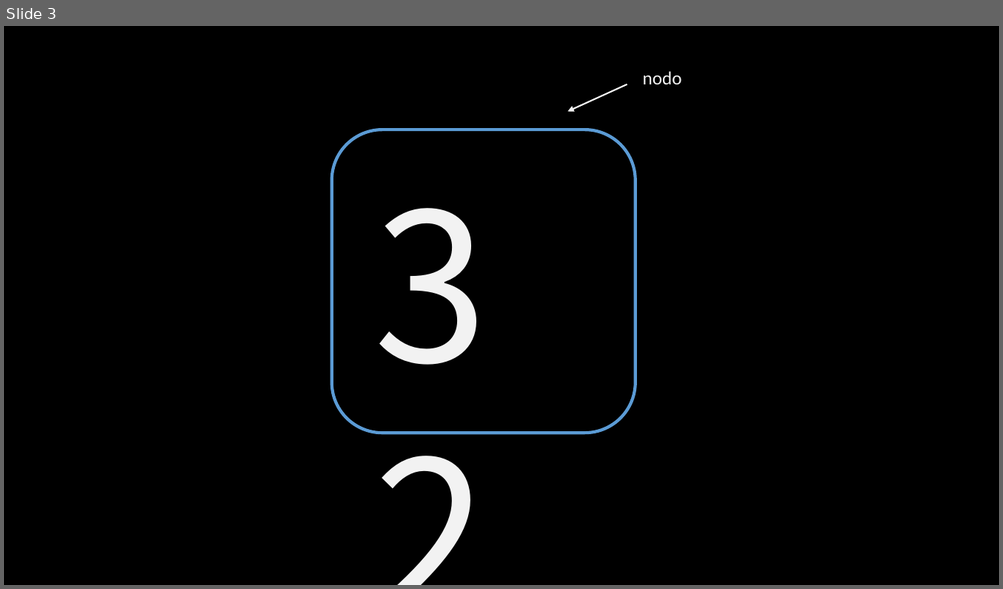
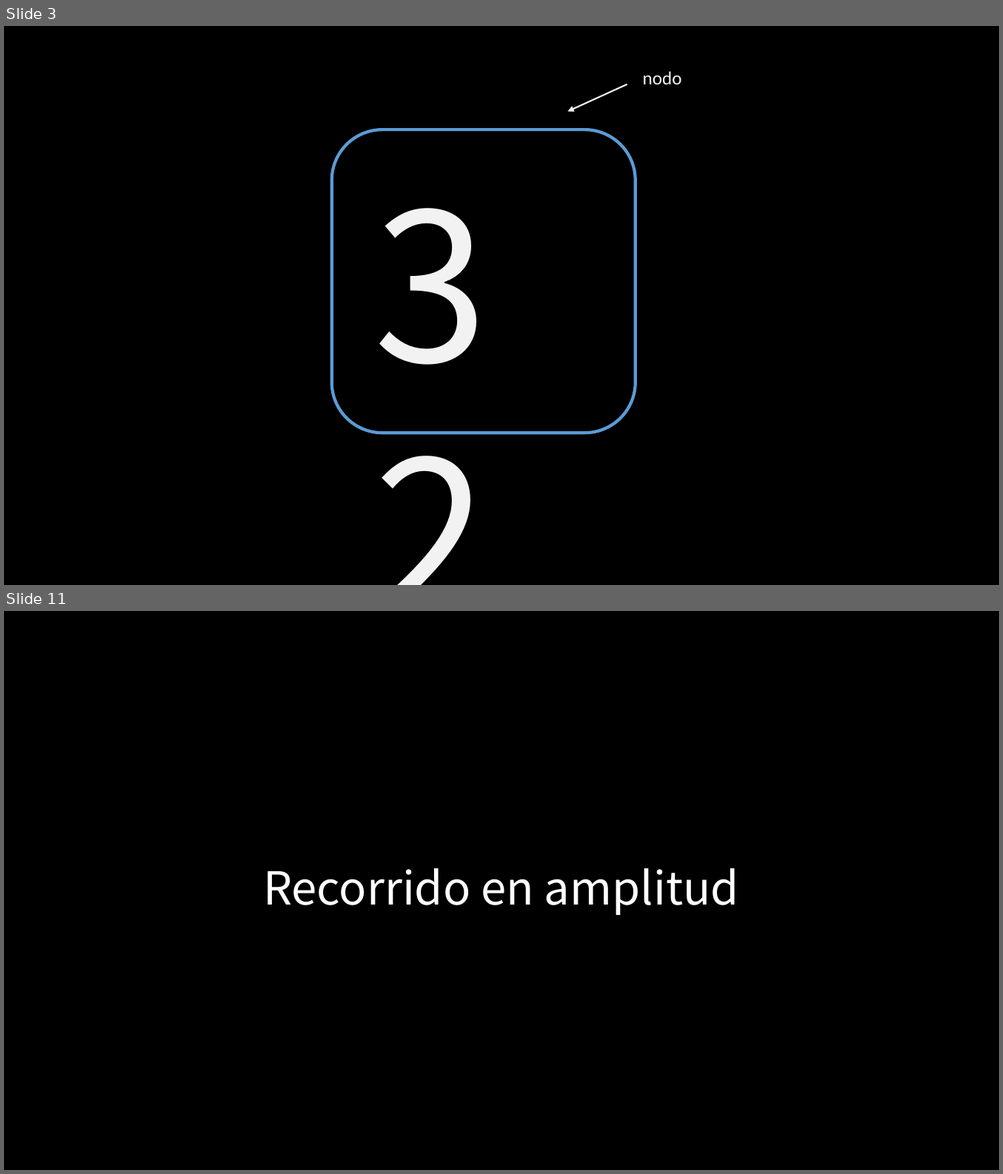
Before and after one commit to jcontrolresearch/DataStructure, a slide deck: Documents/[4]Arboles_binarios-Recorrido.pptx. Shown one above the other, each under a label of ours: slide 3 before the commit, slides 3 and 11 after it; the slides between them are not shown. The pictures are 1003x589 and 1003x1174 pixels, drawn with LibreOffice and Linux fonts; fonts in the diff are those of the drawing. Boxes give left, top, right and bottom in pixels: in the first picture for what was removed or moved away, otherwise in the second. Text is boxed around its words. In the diff, an @@ line names an element or a change of style, - is before the commit and + after.

```diff
--- a/Documents/[4]Arboles_binarios-Recorrido.pptx
+++ b/Documents/[4]Arboles_binarios-Recorrido.pptx
@@ slide 11 added at <box>4,611,999,1170</box>, background #000000 @@
@@ title added at <box>263,869,739,915</box>, 44 pt, text #FFFFFF @@
+Recorrido en amplitud
```
Also in this commit, not shown: 2 slides changed, 21 other slides added.
